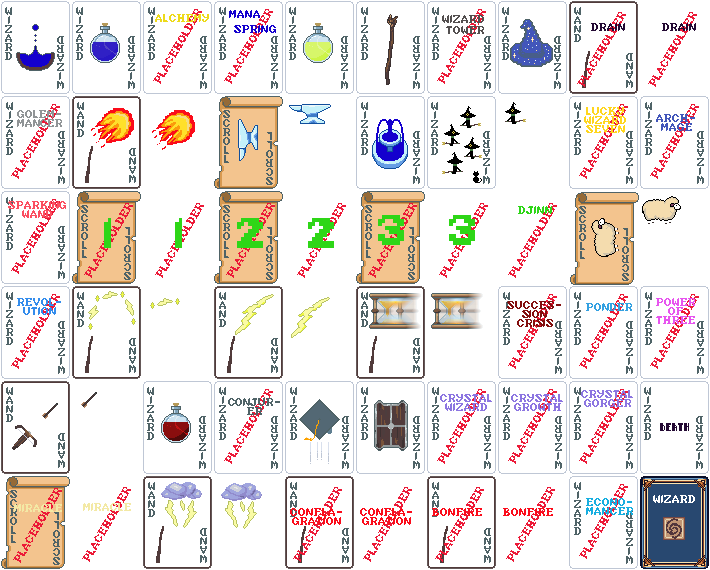
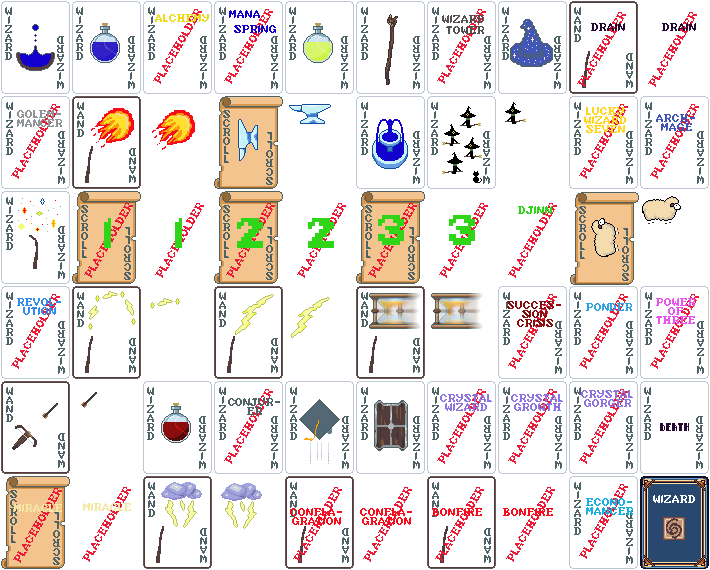
Before/after of a 710 × 570 layered artwork. What changed in the layer stack:
removed layer "Placeholder Sparking Wand" over [8, 198, 66, 274]
added group "Sparking wand" with 3 layers above "Placeholder Revolution" over [8, 198, 66, 274]
added layer "Sparks" in group "Sparking wand" over [18, 198, 61, 232]
added layer "Cracked wand" in group "Sparking wand" over [29, 235, 38, 269]
added layer "Placeholder wizard template copy" in group "Sparking wand" over [8, 198, 66, 274]
